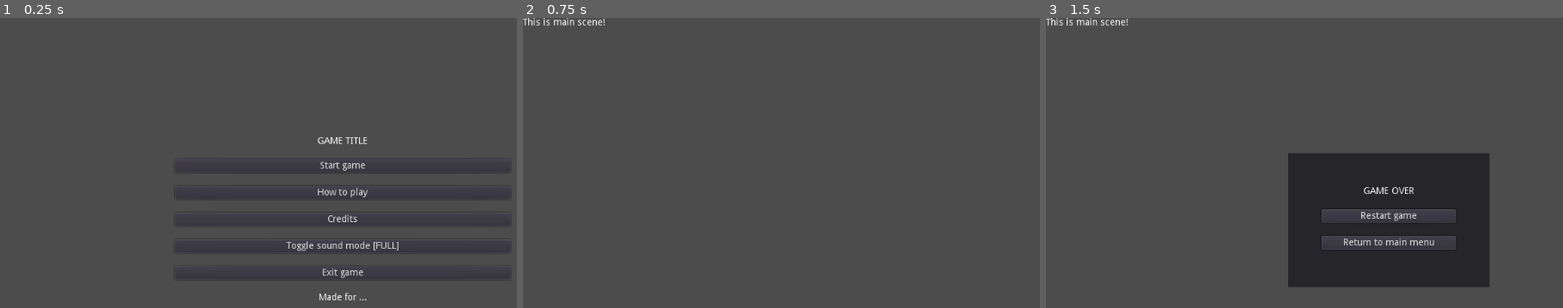
Above: before the commit, frames 1-3 (left to right).
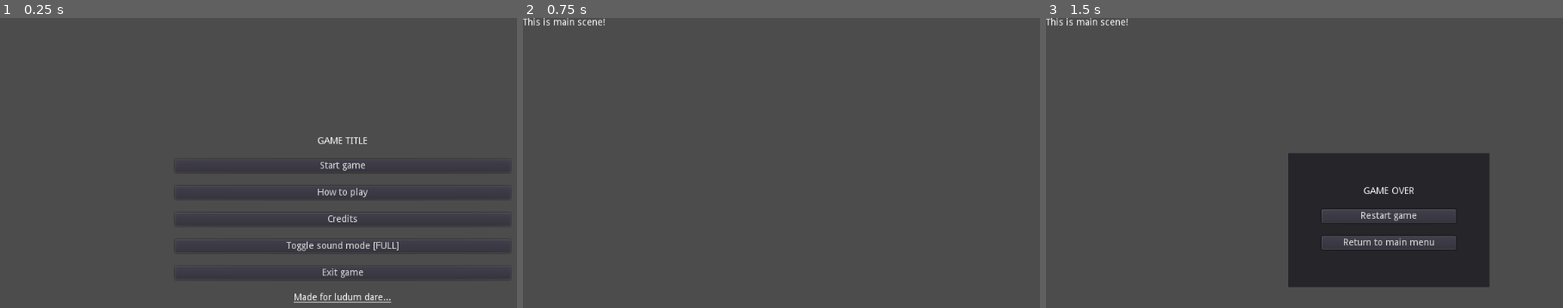
Above: after the commit, the same moments.

Repository: moisesjbc/godot-game-boilerplate
Game: Godot game, scene res://menus/main_menu/main_menu.tscn
Same seed, same stepped clock (60 frames per second), same inputs: the game is played once before the commit and once after it.
Inputs:
- Up to frame 1 (0.25 s): no input
- Up to frame 2 (0.75 s): click "Start game" at 0.5 s
- Up to frame 3 (1.5 s): tap Enter at 1.25 s; hold Up (ui_up) from 1.28 s (still down)

The runs differ from the first frame. In frame 1, 0.3% of the frame differs, in the area x 56-76%, y 94-99%; in frame 2, nothing differs; in frame 3, nothing differs.

Commit message:
Added centered_link node

Diff:
--- a/godot-project/menus/main_menu/main_menu.tscn
+++ b/godot-project/menus/main_menu/main_menu.tscn
@@ -1,6 +1,7 @@
-[gd_scene load_steps=2 format=2]
+[gd_scene load_steps=3 format=2]
 
 [ext_resource path="res://menus/main_menu/main_menu.gd" type="Script" id=1]
+[ext_resource path="res://utils/centered_link/centered_link.tscn" type="PackedScene" id=2]
 
 [node name="main_menu" type="CanvasLayer"]
 script = ExtResource( 1 )
@@ -63,12 +64,14 @@
 margin_bottom = 214.0
 text = "Exit game"
 
-[node name="ludum_dare_label" type="Label" parent="CenterContainer/VBoxContainer"]
+[node name="centered_link" parent="CenterContainer/VBoxContainer" instance=ExtResource( 2 )]
+anchor_right = 0.0
+anchor_bottom = 0.0
 margin_top = 234.0
 margin_right = 500.0
 margin_bottom = 248.0
-text = "Made for ..."
-align = 1
+label = "Made for ludum dare..."
+href = "https://ldjam.com/"
 [connection signal="pressed" from="CenterContainer/VBoxContainer/start_game_button" to="." method="_on_start_game_button_pressed"]
 [connection signal="pressed" from="CenterContainer/VBoxContainer/how_to_play_button" to="." method="_on_how_to_play_button_pressed"]
 [connection signal="pressed" from="CenterContainer/VBoxContainer/credits_button" to="." method="_on_credits_button_pressed"]
--- /dev/null
+++ b/godot-project/utils/centered_link/centered_link.gd
@@ -0,0 +1,15 @@
+tool
+extends CenterContainer
+
+
+export var label = "label"
+export var href = "href"
+
+
+func _ready():
+	$link_button.text = self.label
+	$link_button.hint_tooltip = "Will open a browser window to " + self.href
+
+func _on_link_button_pressed():
+	# Source: https://godotengine.org/qa/479/adding-an-http-link-to-a-button
+	OS.shell_open(self.href)
--- /dev/null
+++ b/godot-project/utils/centered_link/centered_link.tscn
@@ -0,0 +1,23 @@
+[gd_scene load_steps=2 format=2]
+
+[ext_resource path="res://utils/centered_link/centered_link.gd" type="Script" id=1]
+
+[node name="centered_link" type="CenterContainer"]
+anchor_right = 1.0
+anchor_bottom = 1.0
+script = ExtResource( 1 )
+__meta__ = {
+"_edit_use_anchors_": false
+}
+
+[node name="link_button" type="LinkButton" parent="."]
+margin_left = 469.0
+margin_top = 293.0
+margin_right = 554.0
+margin_bottom = 307.0
+custom_colors/font_color = Color( 1, 1, 1, 1 )
+text = "Centered link"
+__meta__ = {
+"_editor_description_": ""
+}
+[connection signal="pressed" from="link_button" to="." method="_on_link_button_pressed"]
